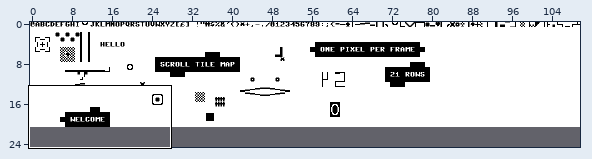
Tiled map: resources/tile-map.tmx. The picture above shows the old version from afar; the outline marks the close-up.
Close-up. First the earlier version:
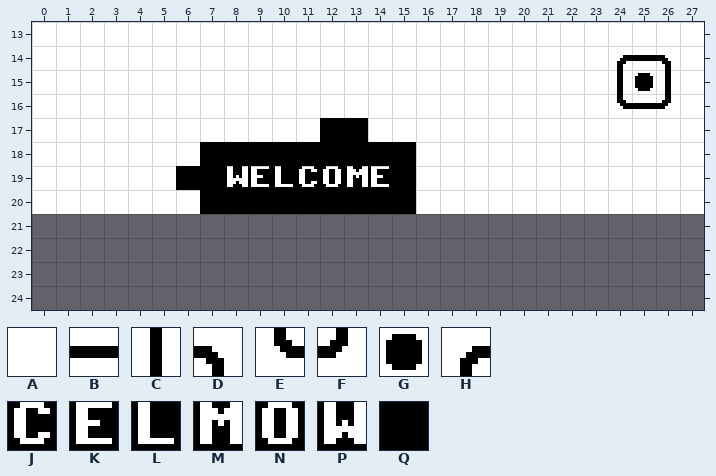
Cells are 8x8 px. Shown: x 0..27, y 13..24. The commit also changed other parts of the map, which this record leaves out. The old version is drawn lined up with the new one.
Key: from "charset-1": A 32, B 64, C 66, D 73, E 74, F 75, G 81, H 85, J 131, K 133, L 140, M 141, N 143, P 151, Q 160.
_ is an empty cell.
Layer "Tile Layer 1" before, first column x 0:
13 AAAAAAAAAAAAAAAAAAAAAAAAAAAA
14 AAAAAAAAAAAAAAAAAAAAAAAAHBDA
15 AAAAAAAAAAAAAAAAAAAAAAAACGCA
16 AAAAAAAAAAAAAAAAAAAAAAAAEBFA
17 AAAAAAAAAAAAQQAAAAAAAAAAAAAA
18 AAAAAAAQQQQQQQQQAAAAAAAAAAAA
19 AAAAAAQQPKLJNMKQAAAAAAAAAAAA
20 AAAAAAAQQQQQQQQQAAAAAAAAAAAA
21 ____________________________
22 ____________________________
23 ____________________________
24 ____________________________
The result:
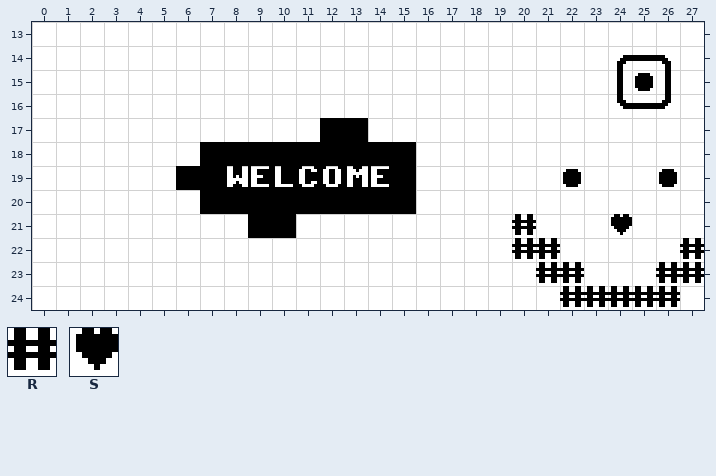
Further tiles: from "charset-1": R 35, S 83.
The exact change:
map size 256x21 -> 256x25 cells
Layer "Tile Layer 1":
y 19: x 22 A -> G; x 26 A -> G
y 21: x 0..27 ____________________________ -> AAAAAAAAAQQAAAAAAAAARAAASAAA
y 22: x 0..27 ____________________________ -> AAAAAAAAAAAAAAAAAAAARRAAAAAR
y 23: x 0..27 ____________________________ -> AAAAAAAAAAAAAAAAAAAAARRAAARR
y 24: x 0..27 ____________________________ -> AAAAAAAAAAAAAAAAAAAAAARRRRRA
